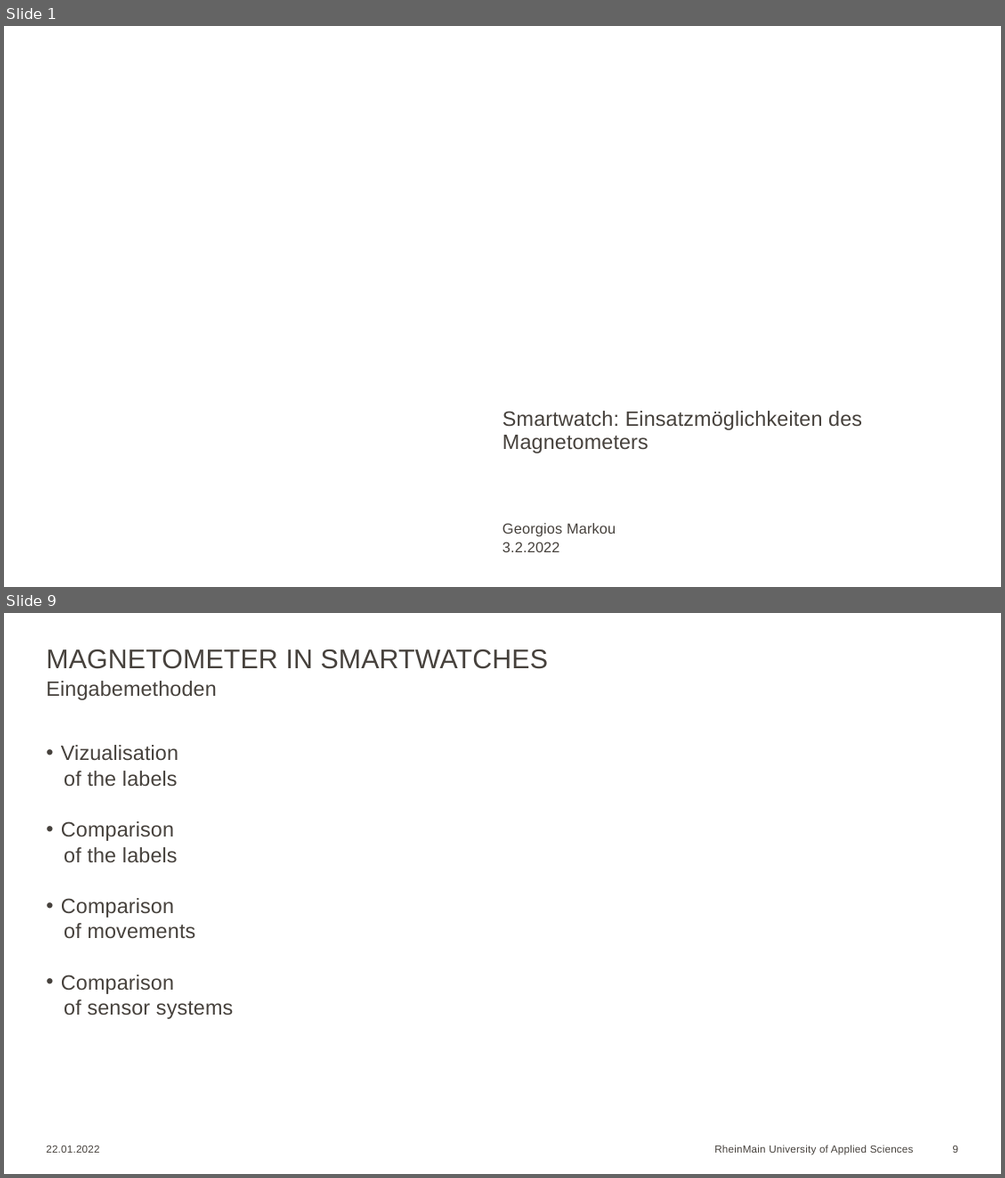
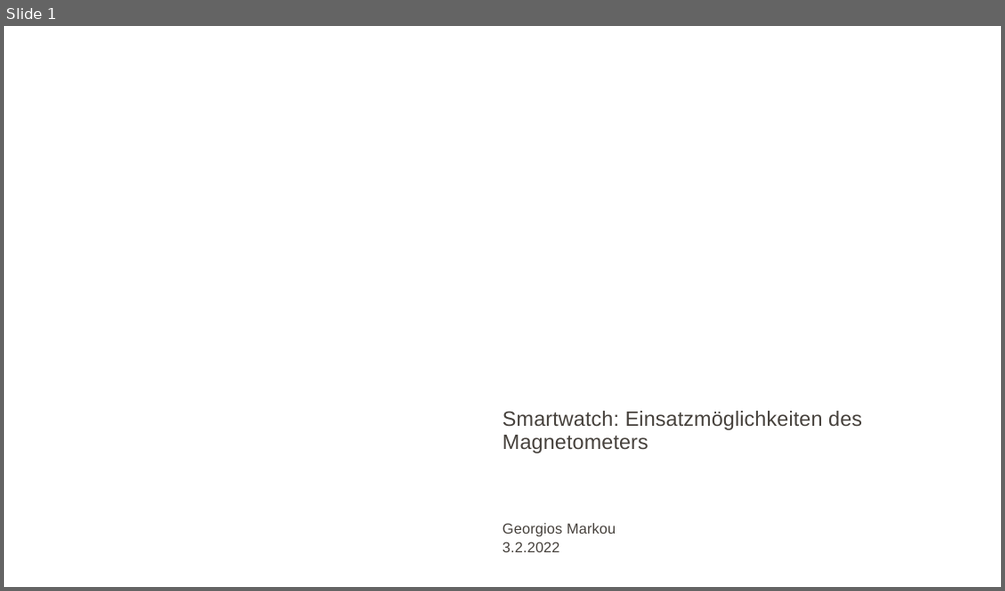
Before and after one commit to Georgios24816/hsrm, a slide deck: 5/Seminar/Georgios_Markou_10.odp. Shown one above the other, each under a label of ours: slides 1 and 9 before the commit, slide 1 after it; the slides between them are not shown. The pictures are 1005x1178 and 1005x591 pixels, drawn with LibreOffice and Linux fonts; fonts in the diff are those of the drawing; background and template pictures are left out. Boxes give left, top, right and bottom in pixels: in the first picture for what was removed or moved away, otherwise in the second. Text is boxed around its words. In the diff, an @@ line names an element or a change of style, - is before the commit and + after.

```diff
--- a/5/Seminar/Georgios_Markou_10.odp
+++ b/5/Seminar/Georgios_Markou_10.odp
@@ slide 9 removed at (x1=4, y1=613, x2=1001, y2=1174), background #FFFFFF @@
@@ title removed at (x1=46, y1=649, x2=548, y2=669) @@
-MAGNETOMETER IN SMARTWATCHES
@@ text removed at (x1=46, y1=681, x2=216, y2=700) @@
-Eingabemethoden
@@ text removed at (x1=61, y1=745, x2=233, y2=1019) @@
-• Vizualisation
-of the labels
-• Comparison
-of the labels
-• Comparison
-of movements
-• Comparison
-of sensor systems
@@ text removed at (x1=46, y1=1145, x2=99, y2=1152) @@
-22.01.2022
@@ text removed at (x1=714, y1=1144, x2=914, y2=1155) @@
-RheinMain University of Applied Sciences
@@ page number removed at (x1=953, y1=1145, x2=958, y2=1152) @@
-9
```
Also in this commit, not shown: 12 slides changed, 7 other files.
